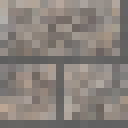
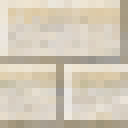
Layered file, before and after one edit (128px x 128px). Changes by layer:
removed layer "breccia lighten" (was lighten, 25%) over (0, 0, 128, 120)
removed layer "breccia darken" (was darken, 90%) over (0, 0, 128, 128)
removed layer "breccia" over (0, 0, 128, 128)
added group "limestone group" with 3 layers above "schist group" over (0, 0, 128, 128)
added layer "limestone highlight" (lighten, 43%) in group "limestone group" over (0, 0, 128, 120)
added layer "limestone shadow" (darken, 23%) in group "limestone group" over (0, 0, 128, 128)
added layer "limestone" in group "limestone group" over (0, 0, 128, 128)
added group "originals" with 6 layers over (0, 0, 128, 128)
